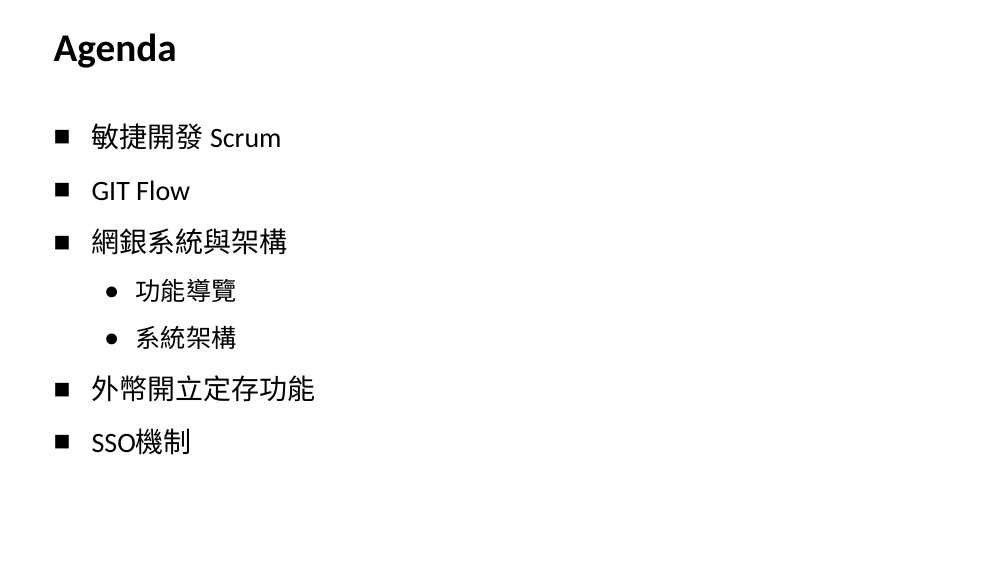
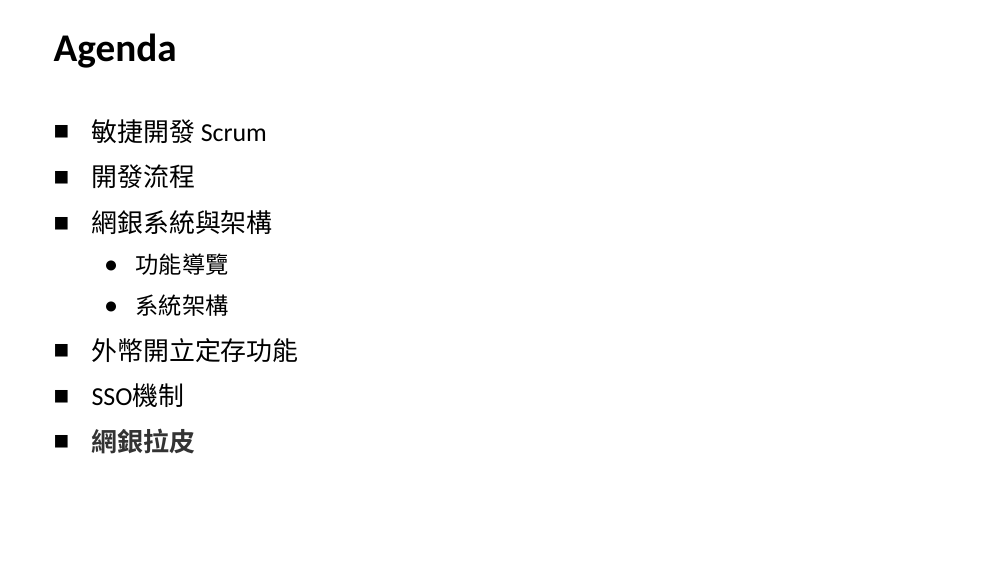
Before and after one commit to YuHaoLiaoTony/MyImage, a slide deck: slide 2 of Tony新人報告.pptx. Drawn at 1008x567 pixels with LibreOffice and Linux fonts; fonts in the diff are those of the drawing; background and template pictures are left out. Boxes give left, top, right and bottom in pixels: in the first picture for what was removed or moved away, otherwise in the second. Text is boxed around its words. In the diff, an @@ line names an element or a change of style, - is before the commit and + after.

```diff
--- a/Tony新人報告.pptx
+++ b/Tony新人報告.pptx
@@ text at (92,119,299,407): size 20 to 18.5 pt in "敏捷開發 Scrum", "網銀系統與架構", "外幣開立定存功能", "SSO機制"; size 18 to 16.6 pt in "功能導覽", "系統架構"; line spacing 1.4 to 1.3 @@
@@ text at (92,164,196,188): text changed; size 20 to 18.5 pt @@
-■ GIT Flow
+■ 開發流程
@@ text at (92,428,196,454): paragraph added @@
+■ 網銀拉皮
```
Also in this commit, not shown: 12 other slides changed, 18 slides added, 5 slides removed, 22 other files.
